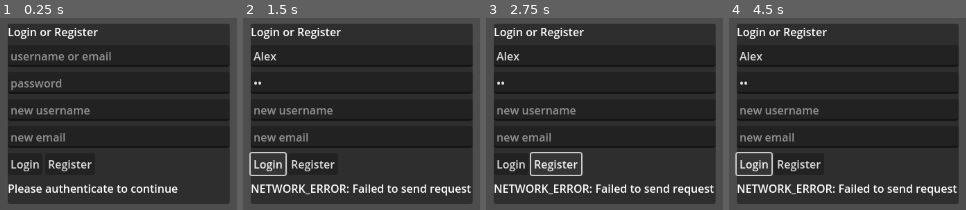
Above: before the commit, frames 1-4 (left to right).
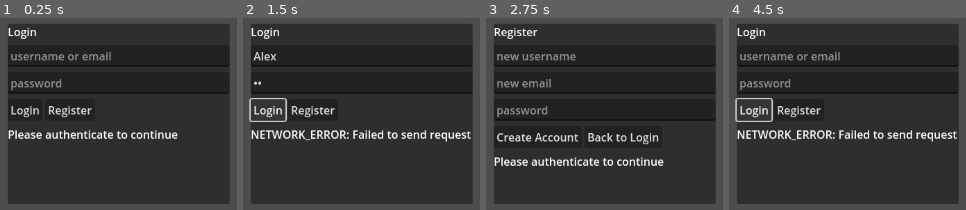
Above: after the commit, the same moments.

Repository: ScholarEdict/combat_test
Game: Godot game, scene res://scenes/game.tscn
Same seed, same stepped clock (60 frames per second), same inputs: the game is played once before the commit and once after it.
Inputs (mouse positions are in pixels of both pictures, inside the frame that each line leads up to):
- Up to frame 1 (0.25 s): no input
- Up to frame 2 (1.5 s): click (361, 56) at 0.52 s; type "Alex" at 0.6 s; click (361, 83) at 0.75 s; type "12" at 0.83 s; click "Login" at 1.25 s
- Up to frame 3 (2.75 s): click "Register" at 2 s
- Up to frame 4 (4.5 s): click "Register" (after the commit: "Create Account") at 2.75 s; click (866, 137) at 3.5 s, where only the run after the commit has a clickable "Back to Login"; click "Login" at 4.25 s

The runs differ from the first frame. In frame 1, 7.1% of the frame differs, in the area x 3-97%, y 5-92%; in frame 2, 9.5%; in frame 3, 9.8%; in frame 4, 11%, in the area x 2-97%, y 5-93%.

Commit message:
Refine auth flow with separate login/register screens

Diff:
--- a/scripts/game.gd
+++ b/scripts/game.gd
@@ -13,6 +13,10 @@
 var password_input: LineEdit
 var username_input: LineEdit
 var email_input: LineEdit
+
+const AUTH_MODE_LOGIN := "login"
+const AUTH_MODE_REGISTER := "register"
+var auth_mode := AUTH_MODE_LOGIN
 
 var lobby_layer: CanvasLayer
 var lobby_status_label: Label
@@ -74,10 +78,15 @@
 	_show_auth_ui()
 
 
-func _show_auth_ui() -> void:
+func _show_auth_ui(mode: String = AUTH_MODE_LOGIN, status_message: String = "") -> void:
+	auth_mode = mode
+
 	if lobby_layer:
 		lobby_layer.queue_free()
 		lobby_layer = null
+	if auth_layer:
+		auth_layer.queue_free()
+		auth_layer = null
 
 	auth_layer = CanvasLayer.new()
 	add_child(auth_layer)
@@ -96,42 +105,58 @@
 	panel.add_child(vbox)
 
 	var title := Label.new()
-	title.text = "Login or Register"
+	title.text = "Login" if auth_mode == AUTH_MODE_LOGIN else "Register"
 	vbox.add_child(title)
 
-	credential_input = LineEdit.new()
-	credential_input.placeholder_text = "username or email"
-	vbox.add_child(credential_input)
-
+	credential_input = null
+	username_input = null
+	email_input = null
 	password_input = LineEdit.new()
+
+	if auth_mode == AUTH_MODE_LOGIN:
+		credential_input = LineEdit.new()
+		credential_input.placeholder_text = "username or email"
+		vbox.add_child(credential_input)
+	else:
+		username_input = LineEdit.new()
+		username_input.placeholder_text = "new username"
+		vbox.add_child(username_input)
+
+		email_input = LineEdit.new()
+		email_input.placeholder_text = "new email"
+		vbox.add_child(email_input)
+
 	password_input.placeholder_text = "password"
 	password_input.secret = true
 	vbox.add_child(password_input)
 
-	username_input = LineEdit.new()
-	username_input.placeholder_text = "new username"
-	vbox.add_child(username_input)
-
-	email_input = LineEdit.new()
-	email_input.placeholder_text = "new email"
-	vbox.add_child(email_input)
-
 	var buttons := HBoxContainer.new()
 	vbox.add_child(buttons)
 
-	var login_button := Button.new()
-	login_button.text = "Login"
-	login_button.pressed.connect(_on_login_pressed)
-	buttons.add_child(login_button)
-
-	var register_button := Button.new()
-	register_button.text = "Register"
-	register_button.pressed.connect(_on_register_pressed)
-	buttons.add_child(register_button)
+	if auth_mode == AUTH_MODE_LOGIN:
+		var login_button := Button.new()
+		login_button.text = "Login"
+		login_button.pressed.connect(_on_login_pressed)
+		buttons.add_child(login_button)
+
+		var register_button := Button.new()
+		register_button.text = "Register"
+		register_button.pressed.connect(_on_switch_to_register_pressed)
+		buttons.add_child(register_button)
+	else:
+		var create_account_button := Button.new()
+		create_account_button.text = "Create Account"
+		create_account_button.pressed.connect(_on_register_pressed)
+		buttons.add_child(create_account_button)
+
+		var back_to_login_button := Button.new()
+		back_to_login_button.text = "Back to Login"
+		back_to_login_button.pressed.connect(_on_switch_to_login_pressed)
+		buttons.add_child(back_to_login_button)
 
 	status_label = Label.new()
 	status_label.autowrap_mode = TextServer.AUTOWRAP_WORD_SMART
-	status_label.text = "Please authenticate to continue"
+	status_label.text = status_message if not status_message.is_empty() else "Please authenticate to continue"
 	vbox.add_child(status_label)
 
 
@@ -499,6 +524,10 @@
 
 
 func _on_login_pressed() -> void:
+	if credential_input == null:
+		_set_status("Login form is unavailable")
+		return
+
 	_set_status("Logging in...")
 	var login_result := await api_client.login_user(credential_input.text, password_input.text)
 	if not login_result.get("ok", false):
@@ -514,18 +543,26 @@
 
 
 func _on_register_pressed() -> void:
+	if username_input == null or email_input == null:
+		_set_status("Register form is unavailable")
+		return
+
 	_set_status("Registering...")
 	var register_result := await api_client.register_user(username_input.text, email_input.text, password_input.text)
 	if not register_result.get("ok", false):
 		_show_error(register_result)
 		return
 
-	var profile_result := await api_client.fetch_profile()
-	if not profile_result.get("ok", false):
-		_show_error(profile_result)
-		return
-
-	await _show_lobby(profile_result["data"].get("profile", {}))
+	api_client.clear_session()
+	_show_auth_ui(AUTH_MODE_LOGIN, "Registration successful. Please log in.")
+
+
+func _on_switch_to_register_pressed() -> void:
+	_show_auth_ui(AUTH_MODE_REGISTER)
+
+
+func _on_switch_to_login_pressed() -> void:
+	_show_auth_ui(AUTH_MODE_LOGIN)
 
 
 func _show_lobby_error(result: Dictionary) -> void:
